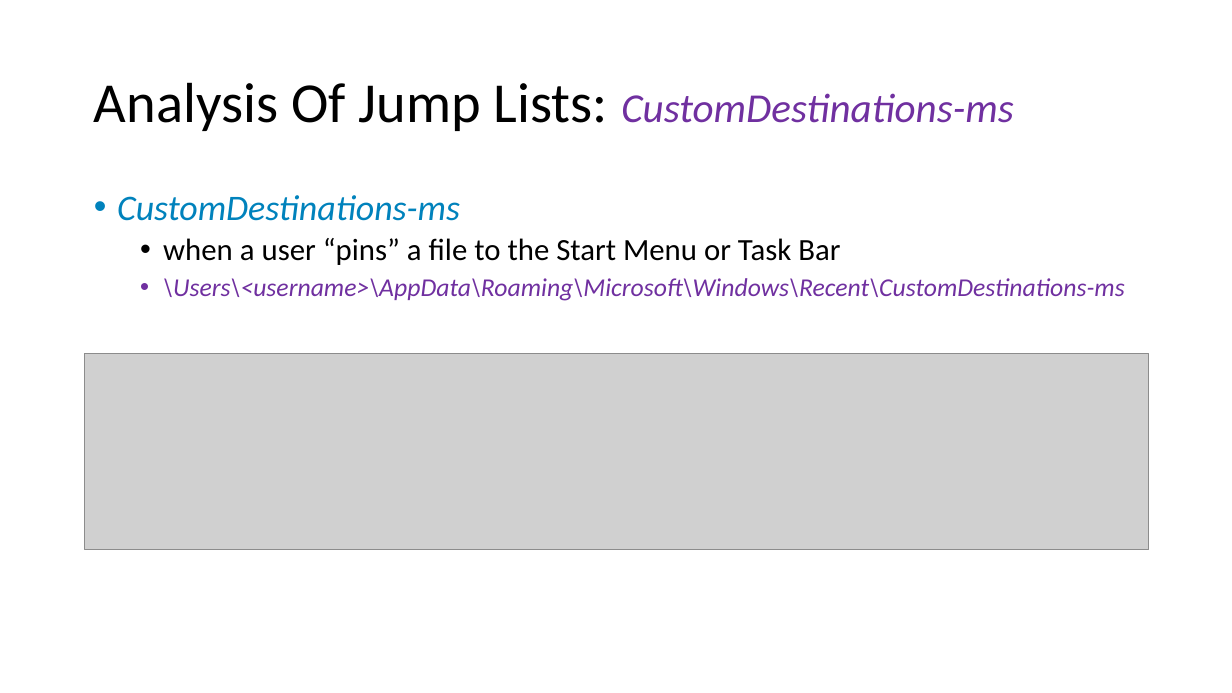
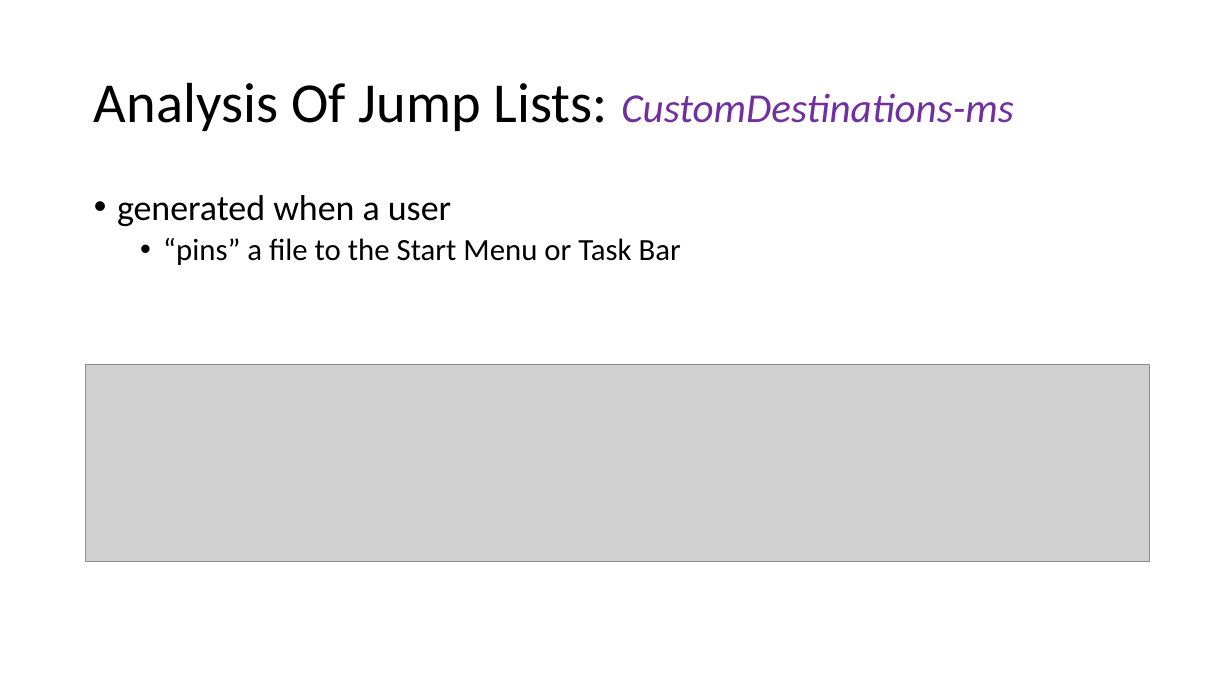
Before and after one commit to frankwxu/digital-forensics-lab, a slide deck: slide 25 of NIST_Data_Leakage_Case/NIST_Data_Leakage_06_Network_Shellbag_Jumplist.pptx (slide 20 before the commit). Drawn at 1232x693 pixels with LibreOffice and Linux fonts; fonts in the diff are those of the drawing; grey boxes stand for pictures; background and template pictures are left out. Boxes give left, top, right and bottom in pixels: in the first picture for what was removed or moved away, otherwise in the second. Text is boxed around its words. In the diff, an @@ line names an element or a change of style, - is before the commit and + after.

```diff
--- a/NIST_Data_Leakage_Case/NIST_Data_Leakage_06_Network_Shellbag_Jumplist.pptx
+++ b/NIST_Data_Leakage_Case/NIST_Data_Leakage_06_Network_Shellbag_Jumplist.pptx
@@ text at [117, 195, 681, 265]: text changed; size 20 to 24 pt; text colour #7030A0 to #000000; italic off @@
-• CustomDestinations-ms
-  • when a user “pins” a file to the Start Menu or Task Bar
-  • \Users\<username>\AppData\Roaming\Microsoft\Windows\Recent\CustomDestinations-ms
+• generated when a user
+  • “pins” a file to the Start Menu or Task Bar
@@ picture: place and size @@
-picture at [85, 353, 1150, 550]
+picture at [86, 365, 1151, 562]
```
Also in this commit, not shown: 9 other slides changed, 9 slides added, 1 slide removed, 1 other file.
